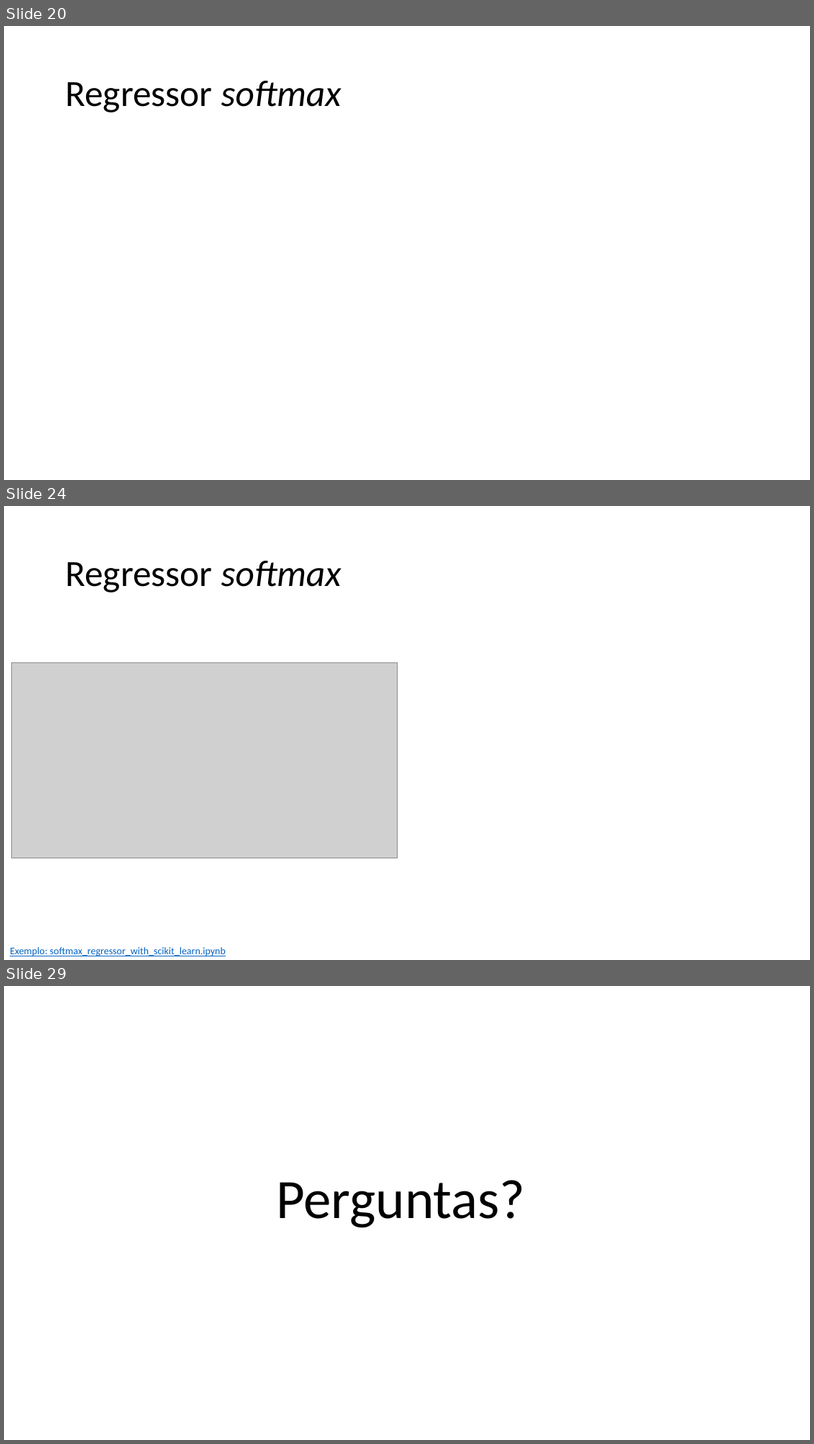
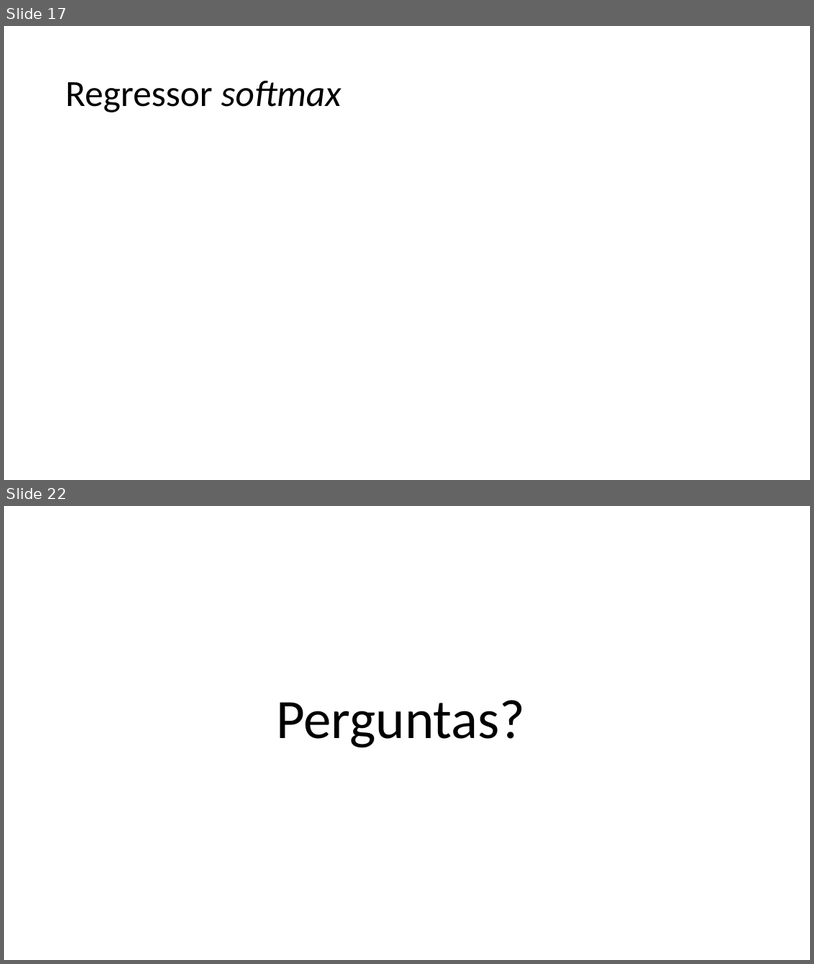
Before and after one commit to zz4fap/c24_inteligencia_artificial, a slide deck: slides/C24_Regressor_Softmax.pptx. Shown one above the other, each under a label of ours: slides 20, 24 and 29 before the commit, slides 17 and 22 after it; the slides between them are not shown. The pictures are 814x1444 and 814x964 pixels, drawn with LibreOffice and Linux fonts; fonts in the diff are those of the drawing; grey boxes stand for pictures. Boxes give left, top, right and bottom in pixels: in the first picture for what was removed or moved away, otherwise in the second. Text is boxed around its words. In the diff, an @@ line names an element or a change of style, - is before the commit and + after.

```diff
--- a/slides/C24_Regressor_Softmax.pptx
+++ b/slides/C24_Regressor_Softmax.pptx
@@ slide 24 removed at bbox=[4, 506, 810, 960], background #FFFFFF @@
@@ title removed at bbox=[65, 561, 342, 592] @@
-Regressor softmax
@@ picture removed at bbox=[11, 663, 398, 858] @@
@@ text removed at bbox=[10, 947, 226, 956] @@
-Exemplo: softmax_regressor_with_scikit_learn.ipynb
@@ what was slide 20 is now slide 17 @@
@@ what was slide 29 is now slide 22 @@
```
Also in this commit, not shown: 3 slides changed, 5 slides added, 11 other slides removed, 2 other files.
